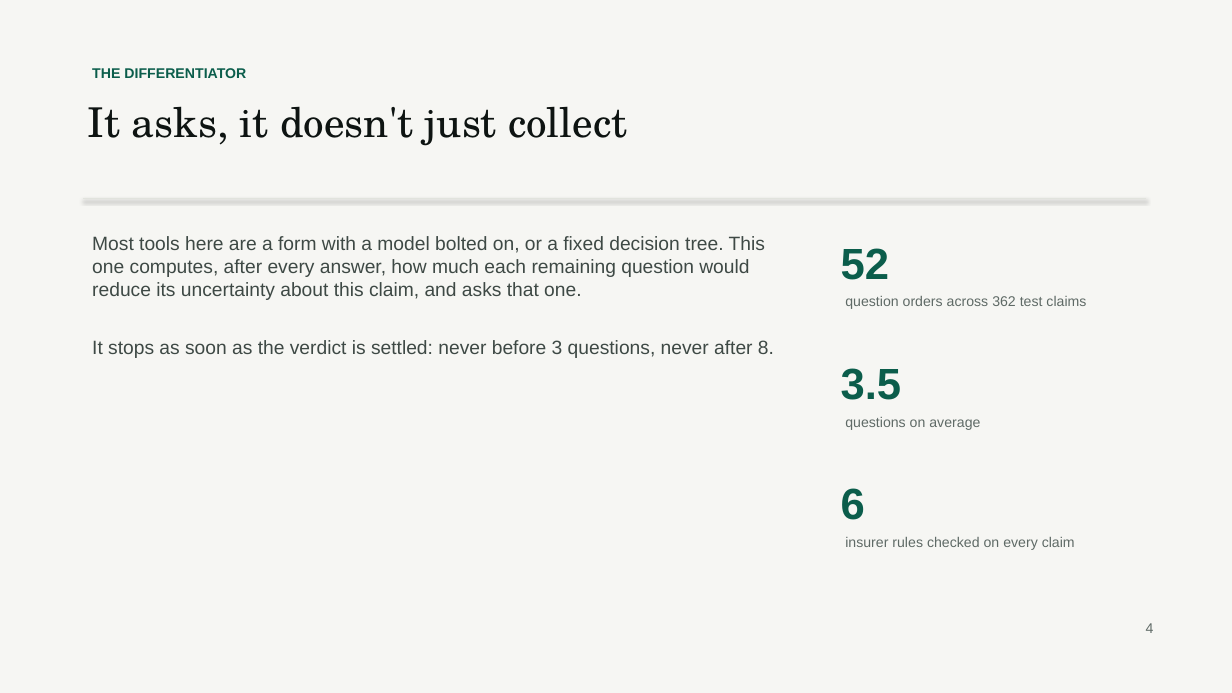
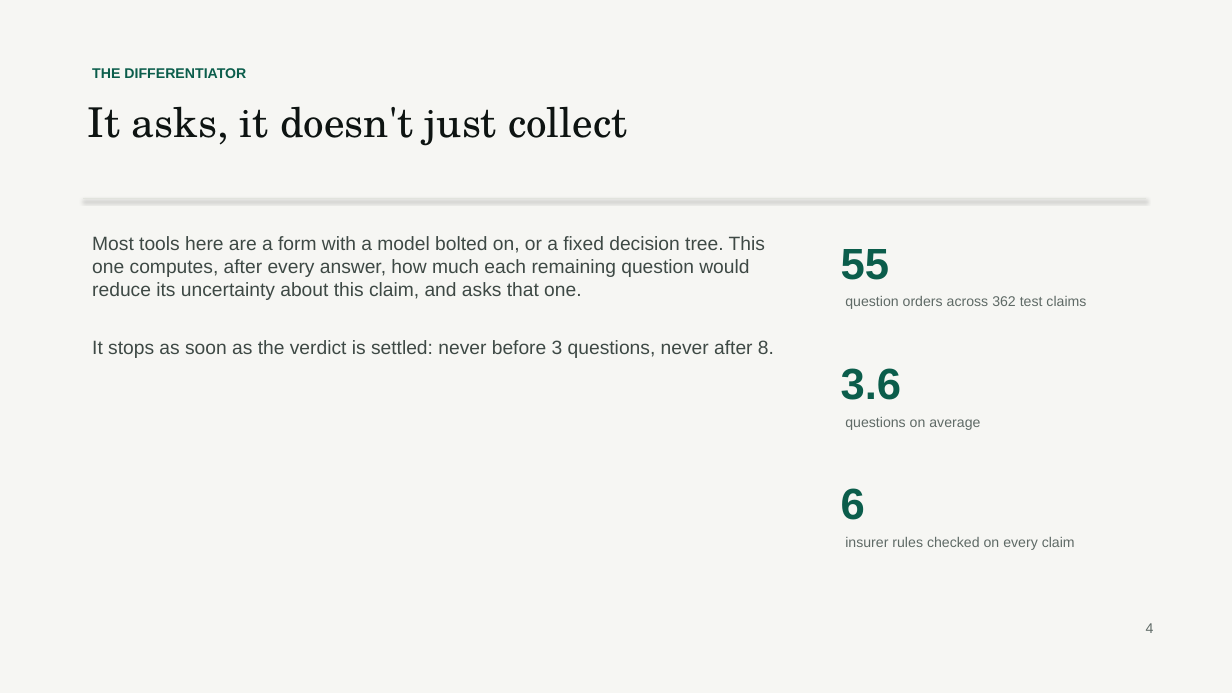
Before and after one commit to mirza-ahsan/tasdeeq-e-bima, a slide deck: slide 4 of docs/deck.pptx. Drawn at 1232x693 pixels with LibreOffice and Linux fonts; fonts in the diff are those of the drawing. Boxes give left, top, right and bottom in pixels: in the first picture for what was removed or moved away, otherwise in the second. Text is boxed around its words. In the diff, an @@ line names an element or a change of style, - is before the commit and + after.

```diff
--- a/docs/deck.pptx
+++ b/docs/deck.pptx
@@ text at (841,249,889,280): text changed @@
-52
+55
@@ text at (841,368,902,400): text changed @@
-3.5
+3.6
```
Also in this commit, not shown: 1 other slide changed, 12 other files.
